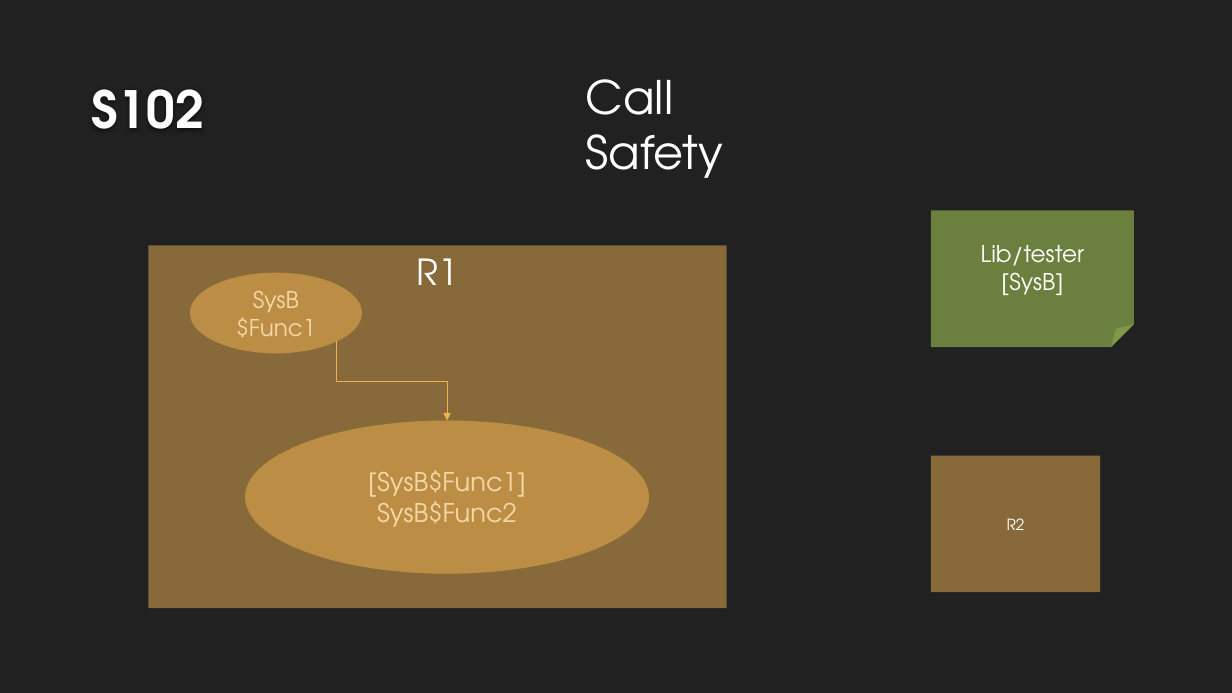
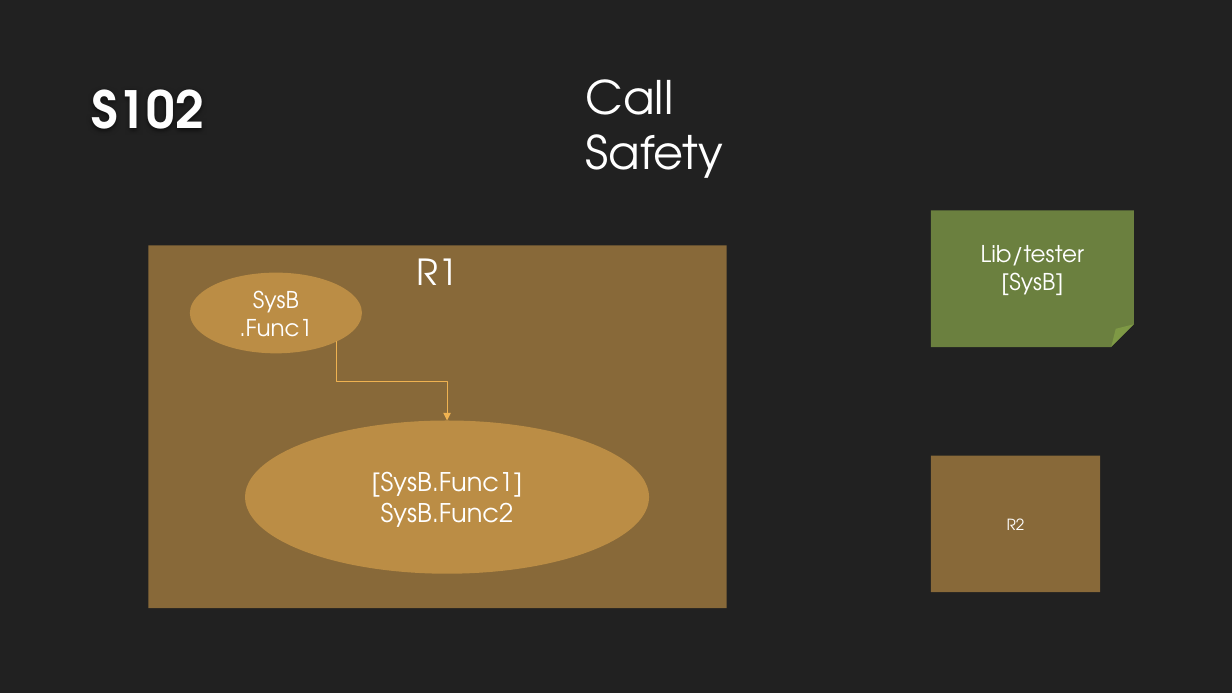
Before and after one commit to DualsoftDev/ds, a slide deck: slide 3 of DsDotNet/src/UnitTest/UnitTest.Model/ImportOfficeExample/ppt/T8_Safety.pptx. Drawn at 1232x693 pixels with LibreOffice and Linux fonts; fonts in the diff are those of the drawing; background and template pictures are left out. Boxes give left, top, right and bottom in pixels: in the first picture for what was removed or moved away, otherwise in the second. Text is boxed around its words. In the diff, an @@ line names an element or a change of style, - is before the commit and + after.

```diff
--- a/DsDotNet/src/UnitTest/UnitTest.Model/ImportOfficeExample/ppt/T8_Safety.pptx
+++ b/DsDotNet/src/UnitTest/UnitTest.Model/ImportOfficeExample/ppt/T8_Safety.pptx
@@ text in ellipse at <box>239,312,312,337</box>: text changed @@
-$Func1
+.Func1
@@ text in ellipse at <box>372,471,523,527</box>: text changed @@
-[SysB$Func1]
-SysB$Func2
+[SysB.Func1]
+SysB.Func2
```
Also in this commit, not shown: 1 other slide changed, 8 other files.
